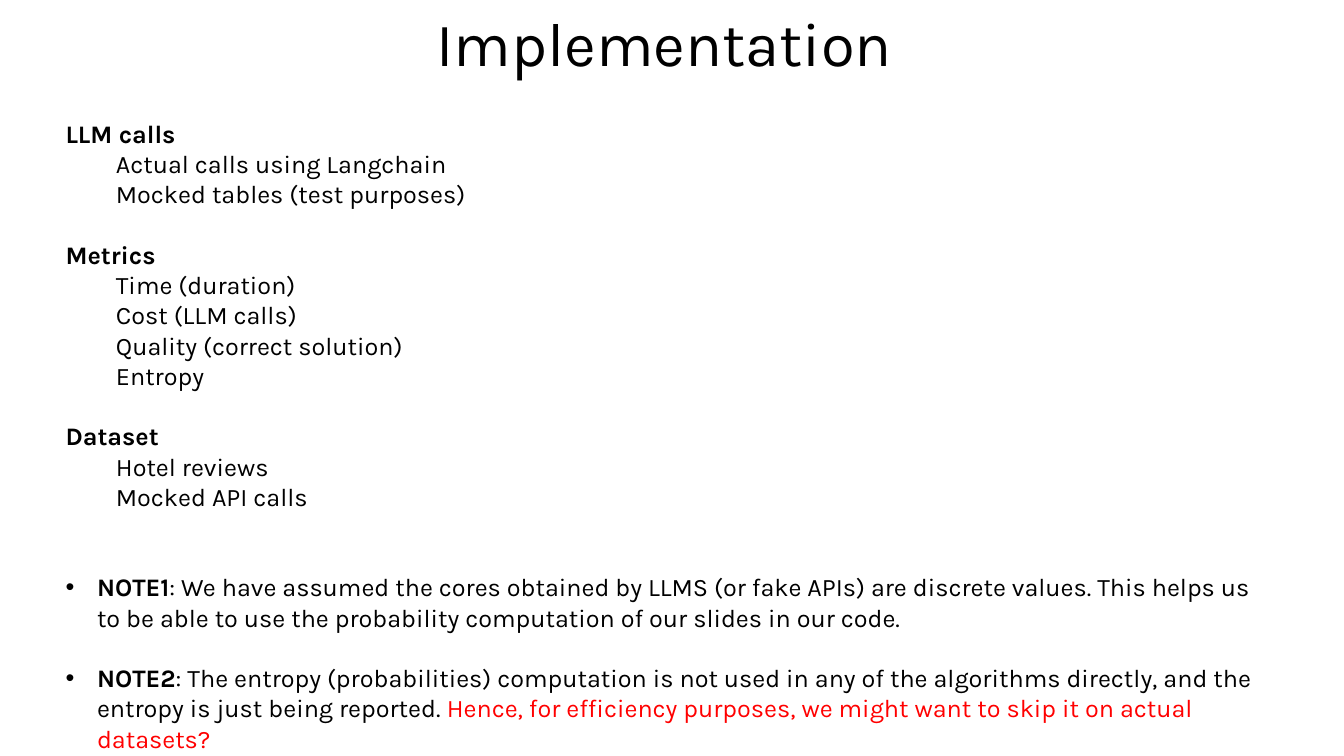
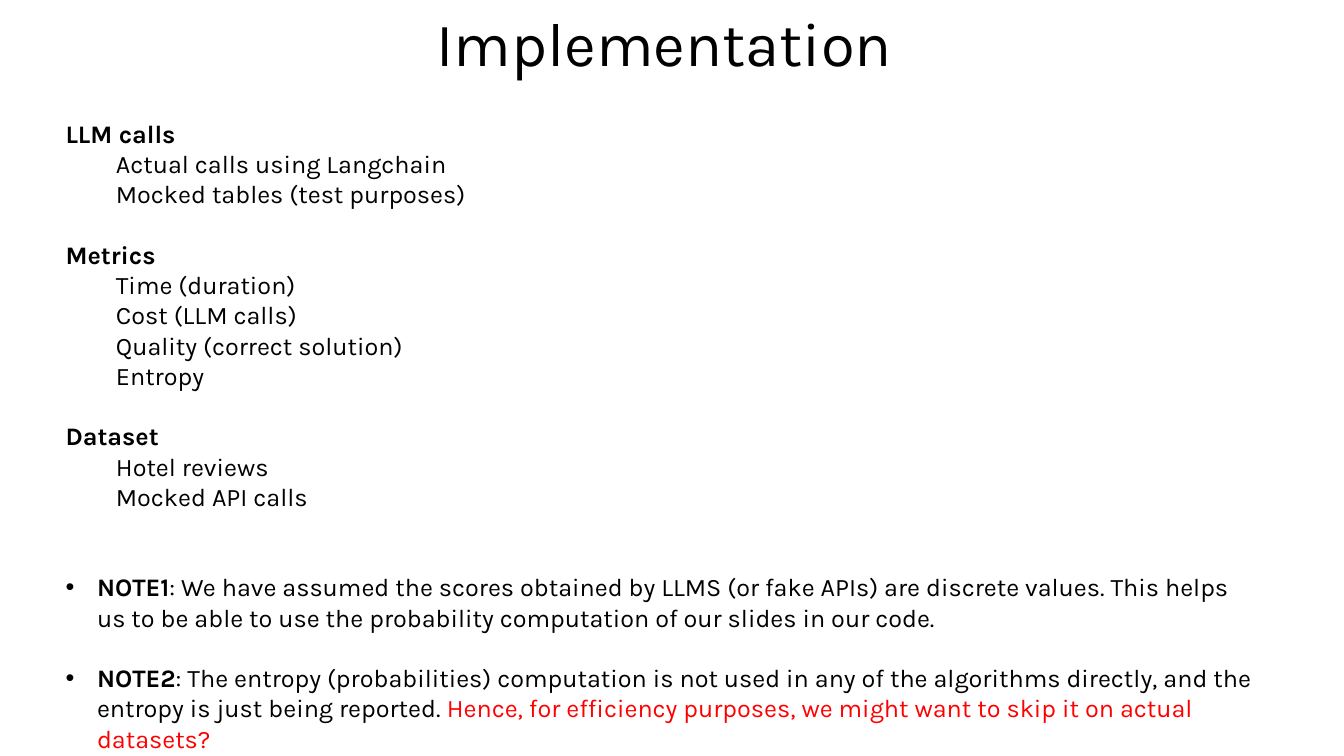
Before and after one commit to sohrabnamazinia/Personalized-Top-K-Set-Queries, a slide deck: slide 40 of rankingwithLLM.pptx. Drawn at 1344x756 pixels with LibreOffice and Linux fonts; fonts in the diff are those of the drawing; grey boxes stand for pictures. Boxes give left, top, right and bottom in pixels: in the first picture for what was removed or moved away, otherwise in the second. Text is boxed around its words. In the diff, an @@ line names an element or a change of style, - is before the commit and + after.

```diff
--- a/rankingwithLLM.pptx
+++ b/rankingwithLLM.pptx
@@ text at (97,578,1228,633): text changed @@
-• NOTE1: We have assumed the cores obtained by LLMS (or fake APIs) are discrete values. This helps us to be able to use the probability computation of our slides in our code.
+• NOTE1: We have assumed the scores obtained by LLMS (or fake APIs) are discrete values. This helps us to be able to use the probability computation of our slides in our code.
```
Also in this commit, not shown: 6 other files.
